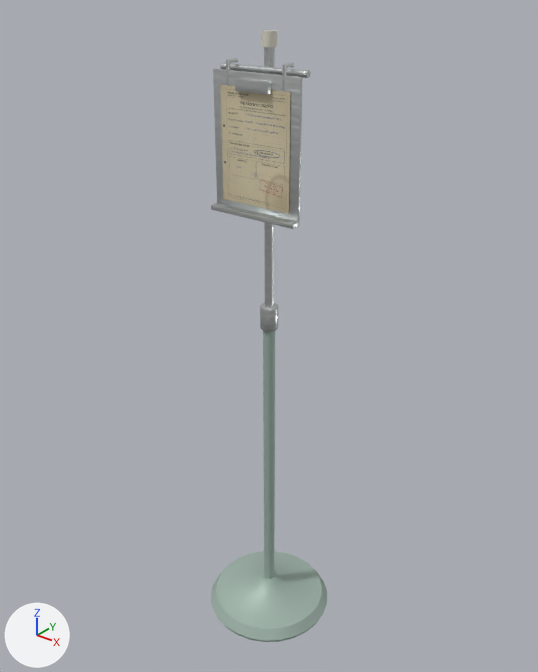
An edit to the FBX model Prototype/Assets/CTCC/Art/Meshes/CTCC_PROP_Bed4ChartHolder.fbx, drawn before and after from the same camera.
Camera for both pictures: a camera (50 mm lens) standing at (1.033, -1.292, 1.67) and looking at (-0.022, 0.026, 0.852). Arrows for +X, +Y and +Z are at lower left; the lights stay in place. The older version comes first. Vertices at exactly the same position are counted once.

The first picture shows 'CTCC_PROP_Bed4ChartHolder'.
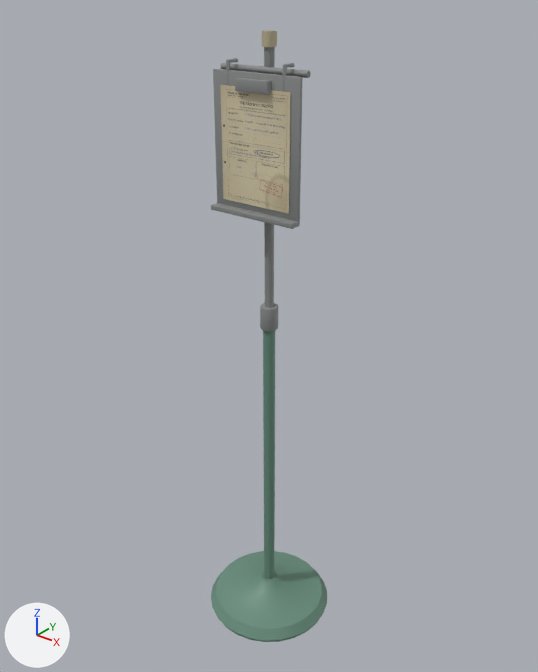
Location of each change, (x1, y1, x2, y2) in pixels of the pictures (538 x 672 px; the box of a moved part takes in the faces that stretch with it):
part 1 of me_standbase_mesh, moved or reshaped: before (220, 30, 311, 579); after (221, 30, 311, 579)
part 2 of me_standbase_mesh, recoloured (grey to green): (211, 331, 327, 642) in both
part 3 of me_standbase_mesh, recoloured: (212, 47, 308, 331) in both
part 4 of me_standbase_mesh, recoloured: (262, 31, 277, 47) in both

The change, as a diff of the scene's bpy script:
```diff
--- a/Prototype/Assets/CTCC/Art/Meshes/CTCC_PROP_Bed4ChartHolder.fbx.py
+++ b/Prototype/Assets/CTCC/Art/Meshes/CTCC_PROP_Bed4ChartHolder.fbx.py
@@ img_loc03_chartholder_normal_png @@
+img_loc03_chartholder_normal_png = load_image('LOC03_ChartHolder_Normal.png', '../Textures/LOC03_ChartHolder_Normal.png', 1024, 1024, 'Non-Color')
@@ img_loc03_chartholder_color_png @@
+img_loc03_chartholder_color_png = load_image('LOC03_ChartHolder_Color.png', '../Textures/LOC03_ChartHolder_Color.png', 1024, 1024, 'sRGB')
@@ mat_loc03_chartholder @@
+mat_loc03_chartholder = bpy.data.materials.new('LOC03_ChartHolder')
+# uses the picture img_loc03_chartholder_color_png
+# uses the picture img_loc03_chartholder_normal_png
@@ me_standbase_mesh @@
 # used by ob_ctcc_prop_bed4chartholder; location = (0.0, 0.0, 0.0)
-me_standbase_mesh.from_pydata(...)  # 660 vertices, 767 faces; spans x -0.17..0.17, y -0.17..0.17, z 0.0..1.57
-me_standbase_mesh.materials.append(mat_rubber)  # dark grey #505552
+me_standbase_mesh.from_pydata(...)  # 620 vertices, 711 faces; spans x -0.17..0.17, y -0.17..0.17, z 0.0..1.57
+# me_standbase_mesh part 1
+# 55 vertices are removed from x -0.12..0.16, y -0.13..0.13, z 0.0..1.57
+# 259 faces are deleted
+# 4 vertices move within x -0.01..0.01, y -0.02..0.02, z 0.89..0.95
+# 15 vertices are added at x -0.02..0.16, y -0.02..0.02, z 0.0..0.95
+# 203 new faces join them, mat_loc03_chartholder
+# me_standbase_mesh part 2: 164 faces spanning x -0.17..0.17, y -0.17..0.17, z 0.01..0.92 switch from mat_metalpaint to mat_loc03_chartholder
+# me_standbase_mesh part 3: 304 faces spanning x -0.12..0.12, y -0.07..0.02, z 0.89..1.54 switch from mat_steel to mat_loc03_chartholder
+# me_standbase_mesh part 4: 12 faces spanning x -0.02..0.02, y -0.02..0.02, z 1.53..1.57 switch from mat_plasticivory (light grey #dfdbcb) to mat_loc03_chartholder
 me_standbase_mesh.materials.append(mat_obscard)
```
